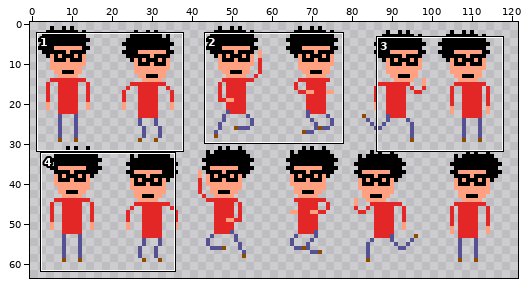
A sprite sheet gets an edit: game/new/playersprite.png. Above, an overview of the earlier version with the close-up marked.
Close-up. The starting point:
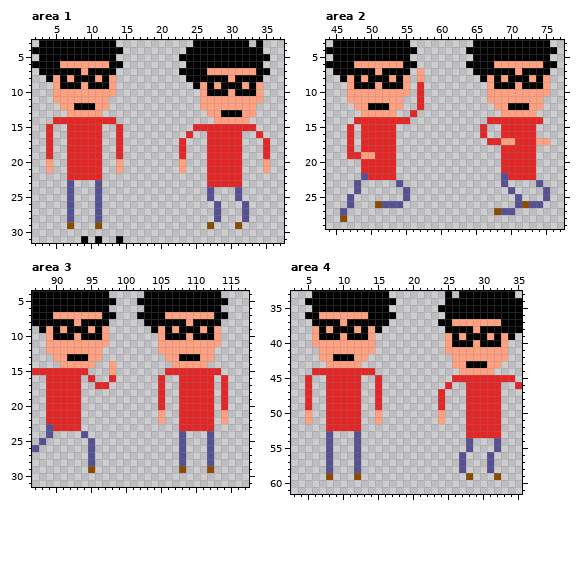
The file is 180x120 pixels. Shown: area 1: x 2..37, y 3..31; area 2: x 44..77, y 3..29; area 3: x 87..117, y 4..31; area 4: x 3..35, y 33..61. The wide view leaves out empty margins. The commit also changed other parts of the picture, which this record leaves out.
After the commit:
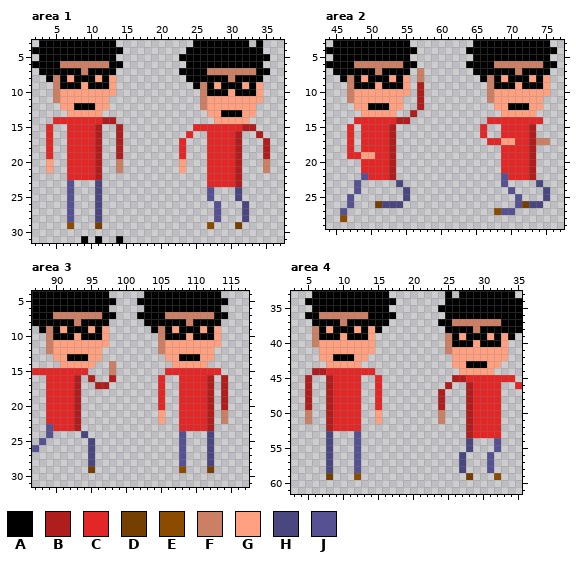
Palette (. is transparent): A #000000  B #af1d1d  C #e32626  D #743f00  E #8c4c00  F #cb8066  G #ffa180  H #4a4680  J #555193
Edits made:
--- area 1
@@ x 2..37 @@
  5 .AAAAAAAAAAA.........AAAAAAAAAAAAA..
- 6 AAAAGGGGGGGAA.........AAAAAAAAAAA...
- 7 .AAAAAAGAAAA.........AAAAGGGGGGGAA..
- 8 ..AGAGAAAGAG..........AAAAAAGAAAA...
- 9 ...GAAAGAAAG...........AGAGAAAGAG...
-10 ...GGGGGGGGG............GAAAGAAAG...
-11 ...GGGGGGGG.............GGGGGGGGG...
-12 ....GGAAAGG.............GGGGGGGG....
+ 6 AAAAFFFFFFFAA.........AAAAAAAAAAA...
+ 7 .AAAAAAFAAAA.........AAAAFFFFFFFAA..
+ 8 ..AFAGAAAGAG..........AAAAAAFAAAA...
+ 9 ...FAAAGAAAG...........AFAGAAAGAG...
+10 ...FGGGGGGGG............FAAAGAAAG...
+11 ...FGGGGGGG.............FGGGGGGGG...
+12 ....GGAAAGG.............FGGGGGGG....
 13 .....GGGGG...............GGAAAGG....
-14 ...CCCCCCCCC..............GGGGG.....
-15 ..C..CCCCC..C..........CCCCCCCCC....
-16 ..C..CCCCC..C.........C..CCCCC..C...
-17 ..C..CCCCC..C........C...CCCCC...C..
-18 ..C..CCCCC..C........C...CCCCC...C..
-19 ..C..CCCCC..C........C...CCCCC...C..
-20 ..G..CCCCC..G........G...CCCCC...G..
-21 ..G..CCCCC..G........G...CCCCC...G..
-22 .....CCCCC...............CCCCC......
-23 .....J...J...............CCCCC......
-24 .....J...J...............J...J......
-25 .....J...J...............J...J......
-26 .....J...J................J...J.....
-27 .....J...J................J...J.....
-28 .....J...J................J...J.....
-29 .....E...E...............E...E......
+14 ...CCCCCCCBB..............GGGGG.....
+15 ..C..CCCCB..B..........CCCCCCCBB....
+16 ..C..CCCCB..B.........C..CCCCB..B...
+17 ..C..CCCCB..B........C...CCCCB...B..
+18 ..C..CCCCB..B........C...CCCCB...B..
+19 ..C..CCCCB..B........C...CCCCB...B..
+20 ..G..CCCCB..F........G...CCCCB...F..
+21 ..G..CCCCB..F........G...CCCCB...F..
+22 .....CCCCB...............CCCCB......
+23 .....J...H...............CCCCB......
+24 .....J...H...............J...H......
+25 .....J...H...............J...H......
+26 .....J...H................J...H.....
+27 .....J...H................J...H.....
+28 .....J...H................J...H.....
+29 .....E...D...............E...D......
 30 ....................................
--- area 2
@@ x 44..77 @@
  5 .AAAAAAAAAAA.........AAAAAAAAAAA..
- 6 AAAAGGGGGGGAA.......AAAAGGGGGGGAA.
- 7 .AAAAAAGAAAA.G.......AAAAAAGAAAA..
- 8 ..AGAGAAAGAG.G........AGAGAAAGAG..
- 9 ...GAAAGAAAG.C.........GAAAGAAAG..
-10 ...GGGGGGGGG.C.........GGGGGGGGG..
-11 ...GGGGGGGG..C.........GGGGGGGG...
-12 ....GGAAAGG..C..........GGAAAGG...
-13 .....GGGGG..C............GGGGG....
-14 ....CCCCCCCC...........CCCCCCCC...
-15 ...C.CCCCC............C..CCCCC....
-16 ...C.CCCCC............C..CCCCC....
-17 ...C.CCCCC.............CCGGCCCGG..
-18 ...C.CCCCC...............CCCCC....
-19 ...CCGGCCC...............CCCCC....
-20 .....CCCCC...............CCCCC....
-21 .....CCCCC...............CCCCC....
-22 .....JCCCC...............JCCCC....
-23 ....J.....J..............J....J...
-24 ....J......J..............J....J..
-25 ...J.......J...............J...J..
-26 ...J...EJJJ................JEJJ...
+ 6 AAAAFFFFFFFAA.......AAAAFFFFFFFAA.
+ 7 .AAAAAAFAAAA.F.......AAAAAAFAAAA..
+ 8 ..AFAGAAAGAG.F........AFAGAAAGAG..
+ 9 ...FAAAGAAAG.B.........FAAAGAAAG..
+10 ...FGGGGGGGG.B.........FGGGGGGGG..
+11 ...FGGGGGGG..B.........FGGGGGGG...
+12 ....GGAAAGG..B..........GGAAAGG...
+13 .....GGGGG..B............GGGGG....
+14 ....CCCCCCBB...........CCCCCCCC...
+15 ...C.CCCCB............C..CCCCB....
+16 ...C.CCCCB............C..CCCCB....
+17 ...C.CCCCB.............CCGGCCBFF..
+18 ...C.CCCCB...............CCCCB....
+19 ...CCGGCCB...............CCCCB....
+20 .....CCCCB...............CCCCB....
+21 .....CCCCB...............CCCCB....
+22 .....JCCCB...............JCCCB....
+23 ....J.....H..............J....H...
+24 ....J......H..............J....H..
+25 ...J.......H...............J...H..
+26 ...J...DHHH................JDHH...
 27 ..J.....................EJJ.......
--- area 3
@@ x 87..117 @@
  6 AAAAAAAAAAA.....AAAAAAAAAAA....
- 7 AAAGGGGGGGAA...AAAAGGGGGGGAA...
- 8 AAAAAAGAAAA.....AAAAAAGAAAA....
- 9 .AGAGAAAGAG......AGAGAAAGAG....
-10 ..GAAAGAAAG.......GAAAGAAAG....
-11 ..GGGGGGGGG.......GGGGGGGGG....
-12 ..GGGGGGGG........GGGGGGGG.....
+ 7 AAAFFFFFFFAA...AAAAFFFFFFFAA...
+ 8 AAAAAAFAAAA.....AAAAAAFAAAA....
+ 9 .AFAGAAAGAG......AFAGAAAGAG....
+10 ..FAAAGAAAG.......FAAAGAAAG....
+11 ..FGGGGGGGG.......FGGGGGGGG....
+12 ..FGGGGGGG........FGGGGGGG.....
 13 ...GGAAAGG.........GGAAAGG.....
-14 ....GGGGG..G........GGGGG......
-15 CCCCCCCC...G.......CCCCCCCC....
-16 ..CCCCC.C..C......C..CCCCC.C...
-17 ..CCCCC..CC.......C..CCCCC.C...
-18 ..CCCCC...........C..CCCCC.C...
-19 ..CCCCC...........C..CCCCC.C...
-20 ..CCCCC...........C..CCCCC.C...
-21 ..CCCCC...........G..CCCCC.G...
-22 ..CCCCC...........G..CCCCC.G...
-23 ..JCCCC..............CCCCC.....
-24 ..J....J.............J...J.....
-25 .J......J............J...J.....
-26 J.......J............J...J.....
-27 ........J............J...J.....
-28 ........J............J...J.....
-29 ........E............E...E.....
+14 ....GGGGG..F........GGGGG......
+15 CCCCCCCC...F.......CCCCCCCC....
+16 ..CCCCB.B..B......C..CCCCB.B...
+17 ..CCCCB..BB.......C..CCCCB.B...
+18 ..CCCCB...........C..CCCCB.B...
+19 ..CCCCB...........C..CCCCB.B...
+20 ..CCCCB...........C..CCCCB.B...
+21 ..CCCCB...........G..CCCCB.F...
+22 ..CCCCB...........G..CCCCB.F...
+23 ..JCCCB..............CCCCB.....
+24 ..J....H.............J...H.....
+25 .J......H............J...H.....
+26 J.......H............J...H.....
+27 ........H............J...H.....
+28 ........H............J...H.....
+29 ........D............E...D.....
 30 ...............................
--- area 4
@@ x 3..35 @@
 35 ...AAAAAAAAAAA.......AAAAAAAAAAAA
-36 ..AAGGGGGGGAAAA.......AAAAAAAAAAA
-37 ...AAAAGAAAAAA.......AAGGGGGGGAAA
-38 ...GAGAAAGAGA.........AAAAGAAAAAA
-39 ...GAAAGAAAG..........GAGAAAGAGA.
-40 ...GGGGGGGGG..........GAAAGAAAG..
-41 ....GGGGGGGG..........GGGGGGGGG..
+36 ..AAFFFFFFFAAAA.......AAAAAAAAAAA
+37 ...AAAAFAAAAAA.......AAFFFFFFFAAA
+38 ...FAGAAAGAGA.........AAAAFAAAAAA
+39 ...FAAAGAAAG..........FAGAAAGAGA.
+40 ...FGGGGGGGG..........FAAAGAAAG..
+41 ....GGGGGGGG..........FGGGGGGGG..
 42 ....GGAAAGG............GGGGGGGG..
 43 .....GGGGG.............GGAAAGG...
-44 ...CCCCCCCCC............GGGGG....
-45 ..C..CCCCC..C..........CCCCCCCCC.
-46 ..C..CCCCC..C.........C..CCCCC..C
-47 ..C..CCCCC..C........C...CCCCC...
-48 ..C..CCCCC..C........C...CCCCC...
-49 ..C..CCCCC..C........C...CCCCC...
-50 ..G..CCCCC..G........G...CCCCC...
-51 ..G..CCCCC..G........G...CCCCC...
-52 .....CCCCC...............CCCCC...
-53 .....J...J...............CCCCC...
-54 .....J...J...............J...J...
-55 .....J...J...............J...J...
-56 .....J...J..............J...J....
-57 .....J...J..............J...J....
-58 .....J...J..............J...J....
-59 .....E...E...............E...E...
+44 ...BBCCCCCCC............GGGGG....
+45 ..B..BCCCC..C..........BBCCCCCCC.
+46 ..B..BCCCC..C.........B..BCCCC..C
+47 ..B..BCCCC..C........B...BCCCC...
+48 ..B..BCCCC..C........B...BCCCC...
+49 ..B..BCCCC..C........B...BCCCC...
+50 ..F..BCCCC..G........F...BCCCC...
+51 ..F..BCCCC..G........F...BCCCC...
+52 .....BCCCC...............BCCCC...
+53 .....H...J...............BCCCC...
+54 .....H...J...............H...J...
+55 .....H...J...............H...J...
+56 .....H...J..............H...J....
+57 .....H...J..............H...J....
+58 .....H...J..............H...J....
+59 .....D...E...............D...E...
 60 .................................
